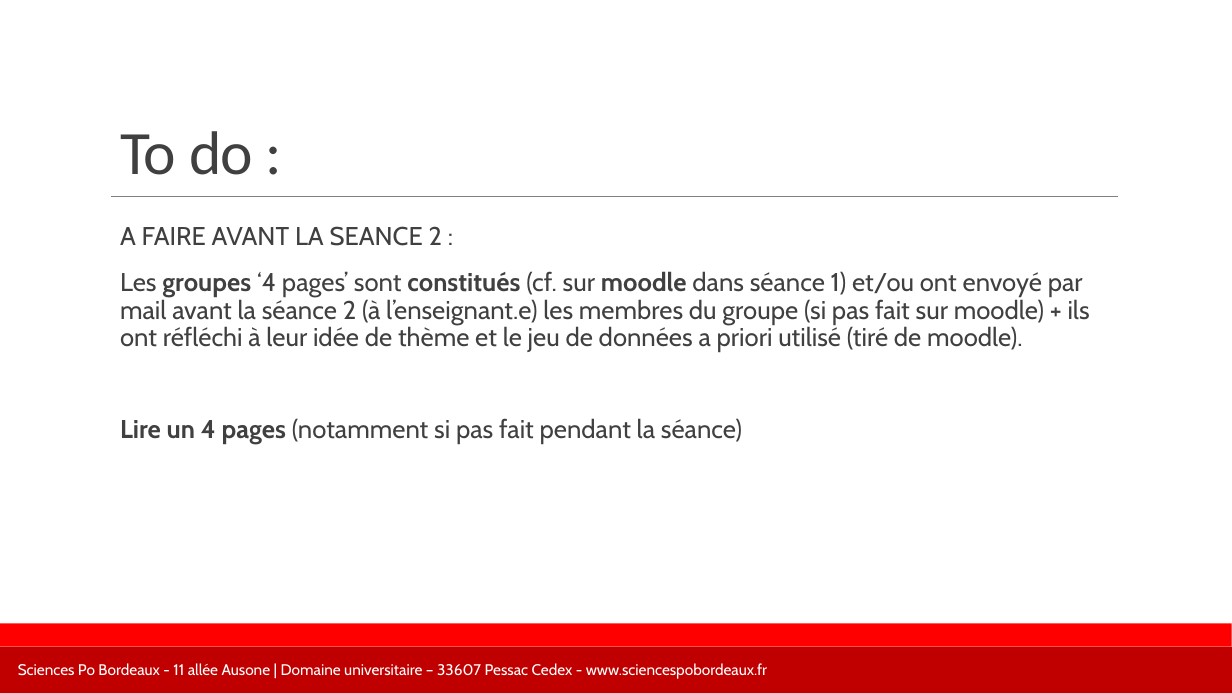
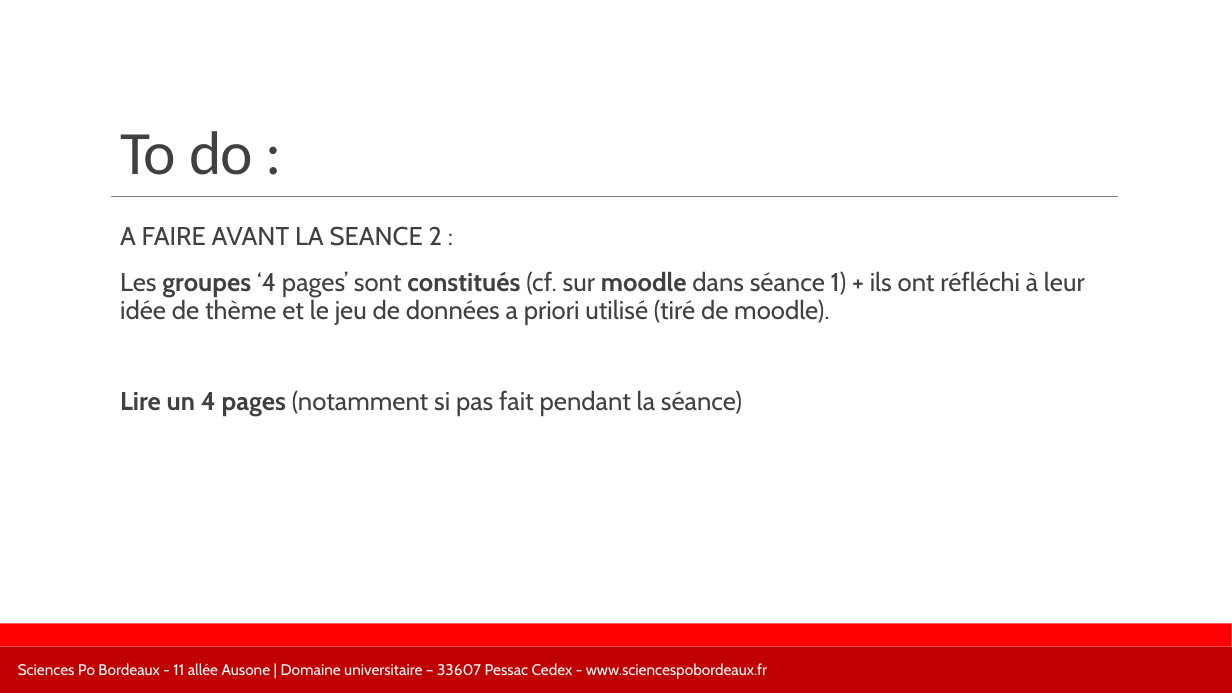
Before and after one commit to leomignot/DECA2-collectif, a slide deck: slide 15 of Mignot/Diapos/S1 - diapo DECA2.pptx. Drawn at 1232x693 pixels with LibreOffice and Linux fonts; fonts in the diff are those of the drawing; background and template pictures are left out. Boxes give left, top, right and bottom in pixels: in the first picture for what was removed or moved away, otherwise in the second. Text is boxed around its words. In the diff, an @@ line names an element or a change of style, - is before the commit and + after.

```diff
--- a/Mignot/Diapos/S1 - diapo DECA2.pptx
+++ b/Mignot/Diapos/S1 - diapo DECA2.pptx
@@ text at <box>120,271,1085,324</box>: text changed @@
-  Les groupes ‘4 pages’ sont constitués (cf. sur moodle dans séance 1) et/ou ont envoyé par mail avant la séance 2 (à l’enseignant.e) les membres du groupe (si pas fait sur moodle) + ils ont réfléchi à leur idée de thème et le jeu de données a priori utilisé (tiré de moodle).
+  Les groupes ‘4 pages’ sont constitués (cf. sur moodle dans séance 1) + ils ont réfléchi à leur idée de thème et le jeu de données a priori utilisé (tiré de moodle).
```
Also in this commit, not shown: 3 other slides changed, 4 other files.
